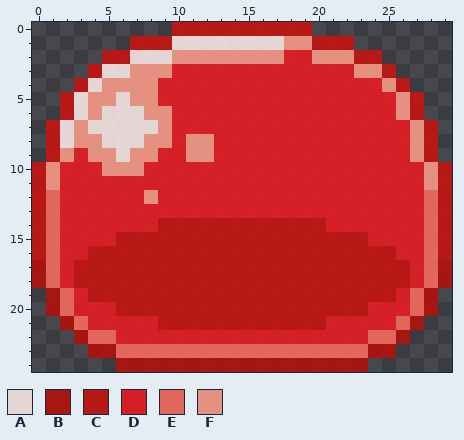
Pixel-art sprite, stored at 资源/生物/史莱姆/images/Body_3.png. This is how it looked before the edit.
The file is 30x25 pixels.
Palette (. is transparent): A #f5e6e4e6  B #b0120ae6  C #c41411e6  D #e51c23e6  E #f36c60e6  F #f69988e6
Pixels before, first column x 0:
 0 ..........CCCCCCCCCC..........
 1 .......CCCAAAAAAAAFFCCC.......
 2 .....CCAAAFFFFFFFFDDFFFCC.....
 3 ....CAAFFFDDDDDDDDDDDDDFFC....
 4 ...CAFFFFDDDDDDDDDDDDDDDDFC...
 5 ..CAFFAFFDDDDDDDDDDDDDDDDDFC..
 6 ..CAFAAAFFDDDDDDDDDDDDDDDDFC..
 7 .CAFAAAAAFDDDDDDDDDDDDDDDDDFC.
 8 .CAFFAAAFFDFFDDDDDDDDDDDDDDFC.
 9 .CFDFFAFFDDFFDDDDDDDDDDDDDDFC.
10 CFDDDFFFDDDDDDDDDDDDDDDDDDDDFC
11 CFDDDDDDDDDDDDDDDDDDDDDDDDDDFC
12 CEDDDDDDFDDDDDDDDDDDDDDDDDDDEC
13 CEDDDDDDDDDDDDDDDDDDDDDDDDDDEC
14 CEDDDDDDDCCCCCCCCCCCCDDDDDDDEC
15 CEDDDDCCCCCCCCCCCCCCCCCCDDDDEC
16 CEDDCCCCCCCCCCCCCCCCCCCCCCDDEC
17 BEDCCCCCCCCCCCCCCCCCCCCCCCCDEB
18 BEDCCCCCCCCCCCCCCCCCCCCCCCCDEB
19 .BEDCCCCCCCCCCCCCCCCCCCCCCDEB.
20 .BEDDDCCCCCCCCCCCCCCCCCCDDDEB.
21 ..BEDDDDDCCCCCCCCCCCCDDDDDEB..
22 ...BEEDDDDDDDDDDDDDDDDDDEEB...
23 ....BBEEEEEEEEEEEEEEEEEEBB....
24 ......BBBBBBBBBBBBBBBBBB......
The same view after the edit:
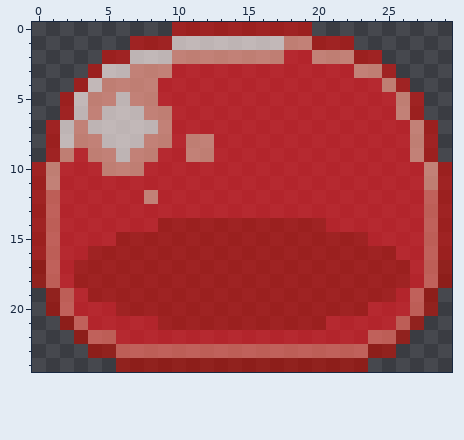
Changes in this commit:
colour A: #f5e6e4e6 -> #f5e6e4b4
colour B: #b0120ae6 -> #b0120ab4
colour C: #c41411e6 -> #c41411b4
colour D: #e51c23e6 -> #e51c23b4
colour E: #f36c60e6 -> #f36c60b4
colour F: #f69988e6 -> #f69988b4
